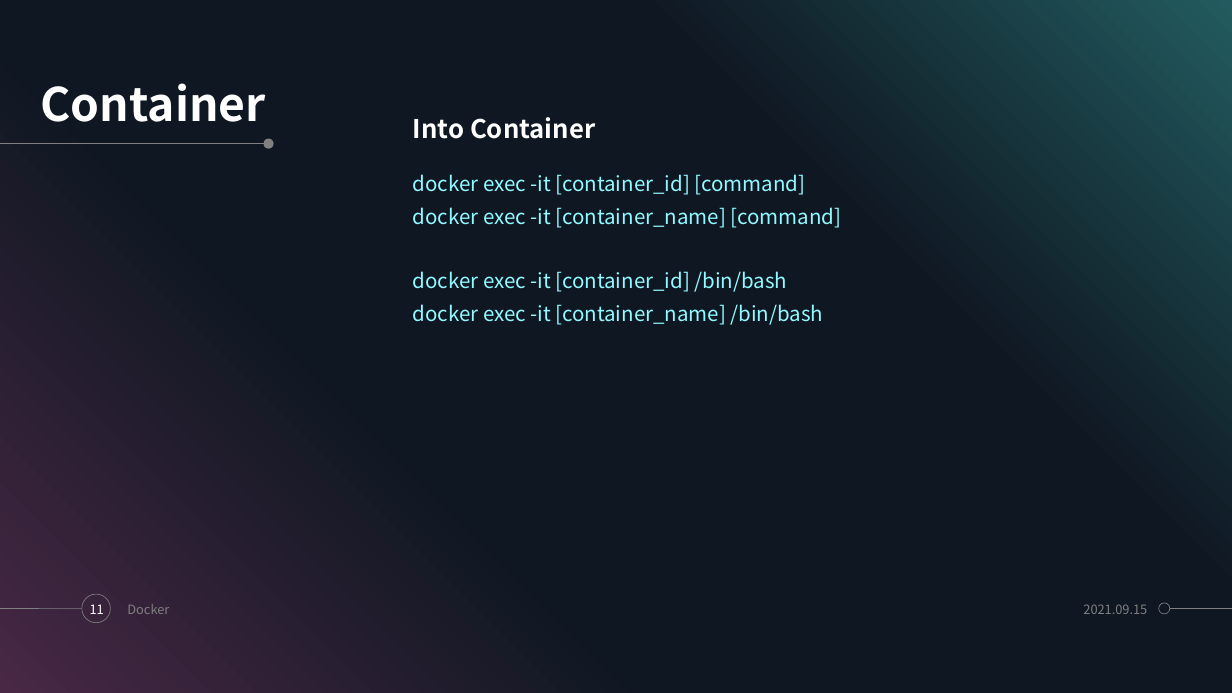
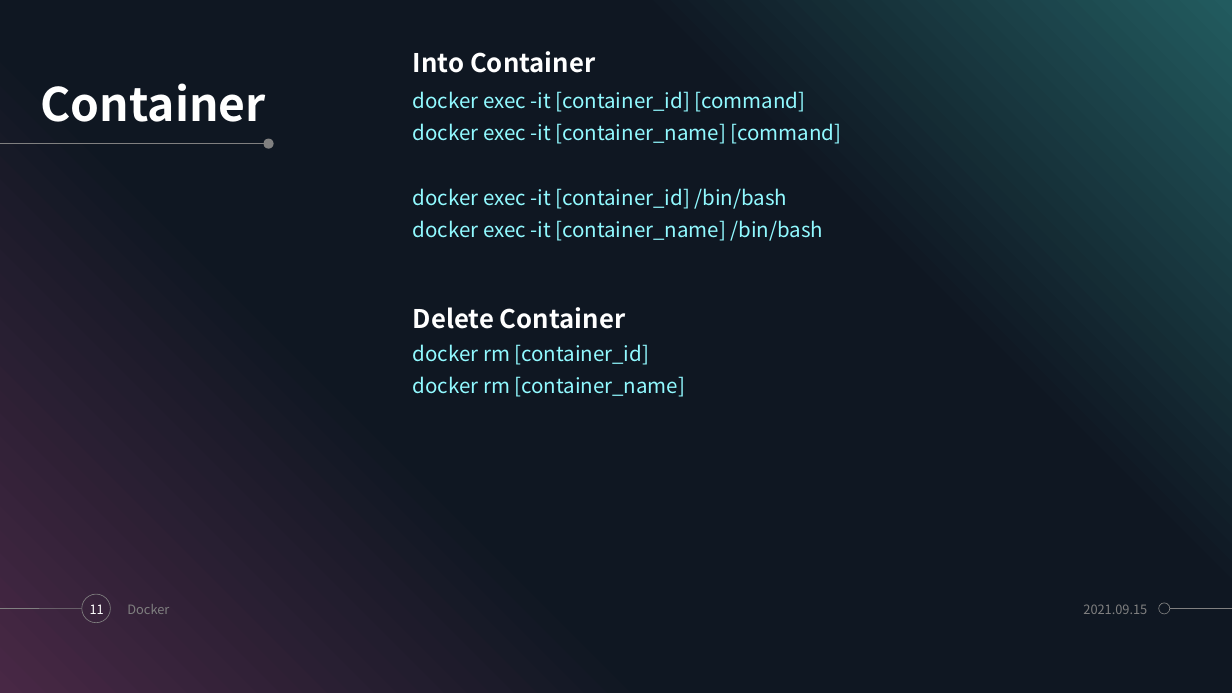
Before and after one commit to rvit2/learning_k8s, a slide deck: slide 11 of Docker & Kubernetes.pptm. Drawn at 1232x693 pixels with LibreOffice and Linux fonts; fonts in the diff are those of the drawing. Boxes give left, top, right and bottom in pixels: in the first picture for what was removed or moved away, otherwise in the second. Text is boxed around its words. In the diff, an @@ line names an element or a change of style, - is before the commit and + after.

```diff
--- a/Docker & Kubernetes.pptm
+++ b/Docker & Kubernetes.pptm
@@ text "Into Container": place and size @@
-text "Into Container" at (413,117,595,139)
+text "Into Container" at (413,51,595,73)
@@ text "docker exec -it [container_id] [command]": place and size @@
-text "docker exec -it [container_id] [command]" at (413,174,842,325)
+text "docker exec -it [container_id] [command]" at (413,91,842,241)
@@ text added at (413,307,625,329), 20 pt, text #FFFFFF, bold @@
+Delete Container
@@ text added at (413,344,686,397), 16 pt, text #92F9FF @@
+docker rm [container_id]
+docker rm [container_name]
```
Also in this commit, not shown: 2 other slides changed.
